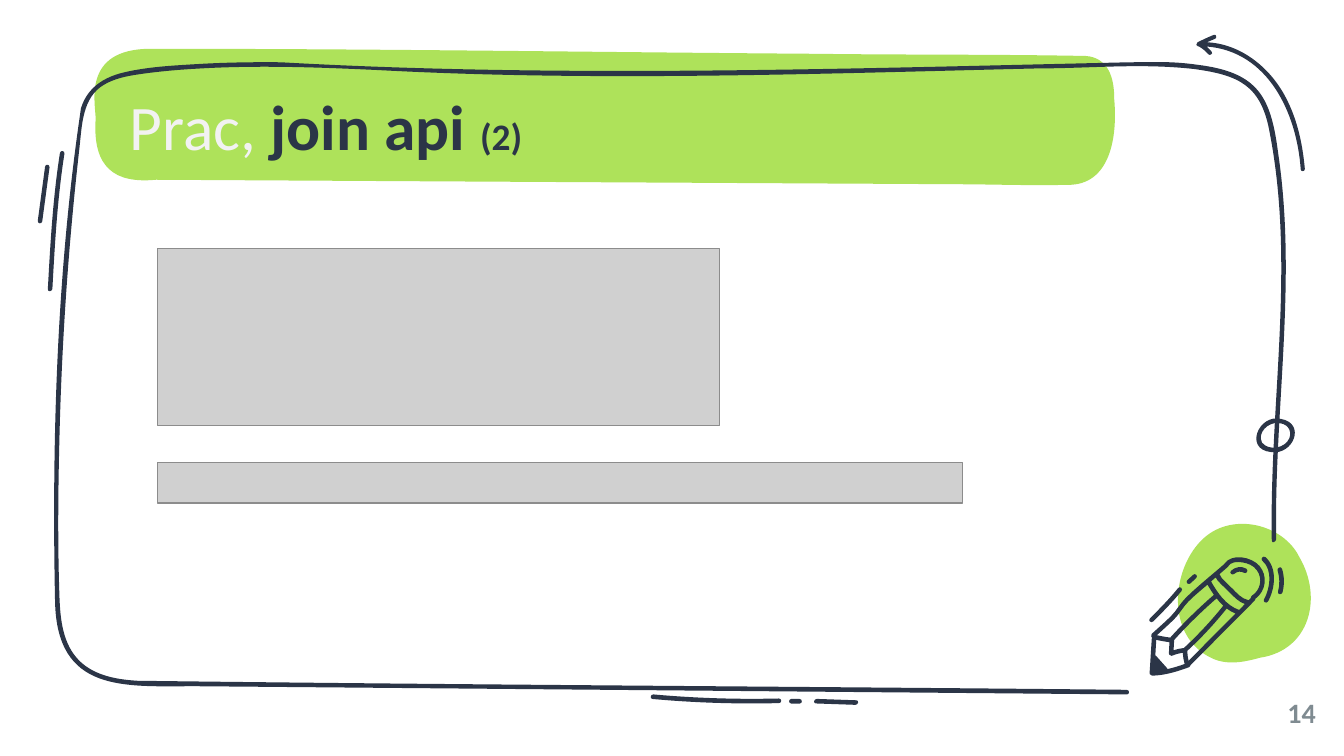
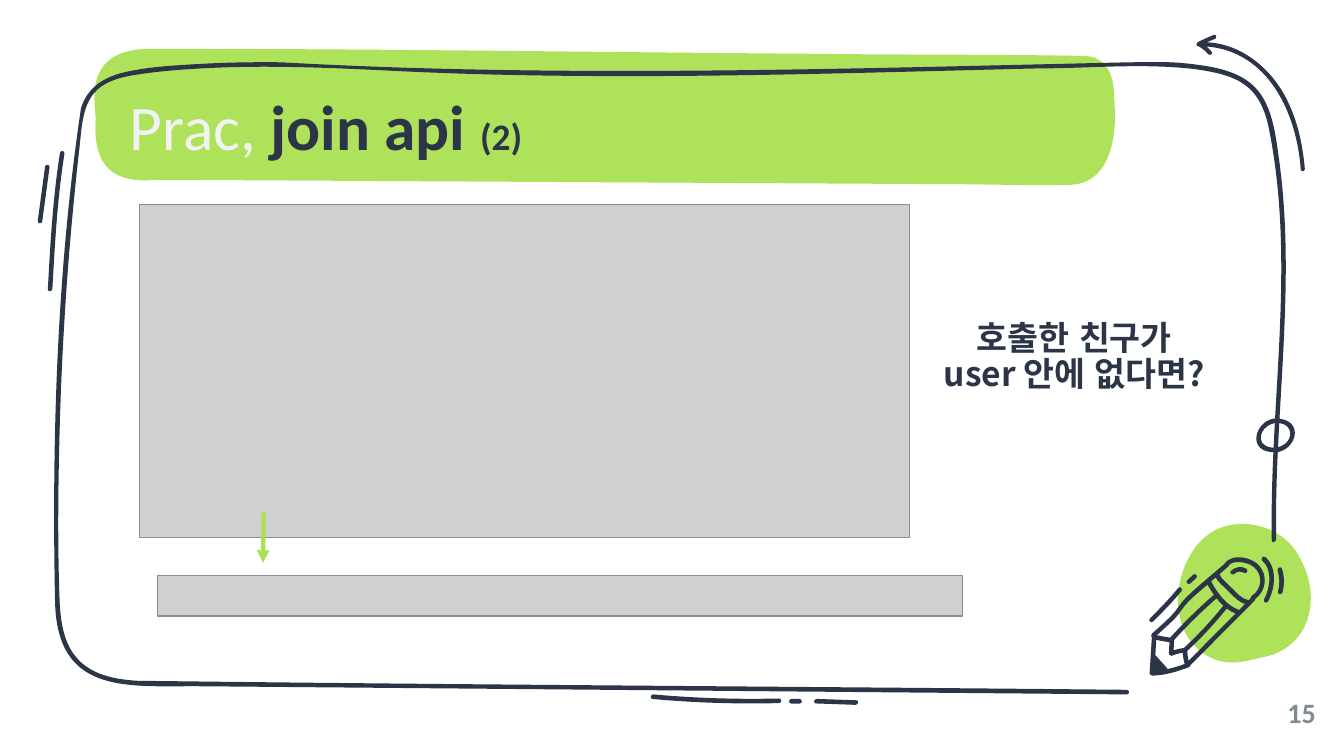
Before and after one commit to unchaptered/Sailing99, a slide deck: slide 15 of 006_tech_pr/object-literal and destructuring.pptx (slide 14 before the commit). Drawn at 1344x756 pixels with LibreOffice and Linux fonts; fonts in the diff are those of the drawing; grey boxes stand for pictures. Boxes give left, top, right and bottom in pixels: in the first picture for what was removed or moved away, otherwise in the second. Text is boxed around its words. In the diff, an @@ line names an element or a change of style, - is before the commit and + after.

```diff
--- a/006_tech_pr/object-literal and destructuring.pptx
+++ b/006_tech_pr/object-literal and destructuring.pptx
@@ picture added at (x1=140, y1=204, x2=910, y2=538) @@
@@ picture removed at (x1=157, y1=249, x2=719, y2=426) @@
@@ text added at (x1=944, y1=322, x2=1205, y2=389), 18 pt, text #2B3547, bold @@
+호출한 친구가
+user 안에 없다면?
@@ arrow added from (263, 512) to (263, 563), #ABE055 2.25 pt @@
@@ picture moved from (x1=157, y1=462, x2=962, y2=503) to (x1=157, y1=575, x2=962, y2=616) @@
@@ page number at (x1=1287, y1=705, x2=1315, y2=723): text changed @@
-14
+15
```
Also in this commit, not shown: 11 other slides changed, 2 slides added, 1 other file.
